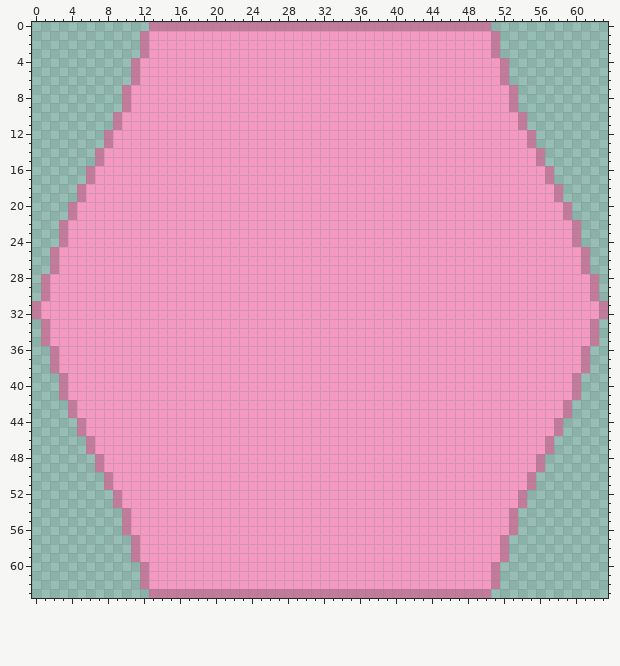
One commit to this pixel-art sprite: Shiva_GameMaker-Project/sprites/spr_LandingTile/6ddfb1c3-c167-4c89-a3bb-694178c82bd5.png. Above: the version before the commit.
The file is 64x64 pixels. Colours within 5 levels of each other are drawn and written as one.
Once edited:
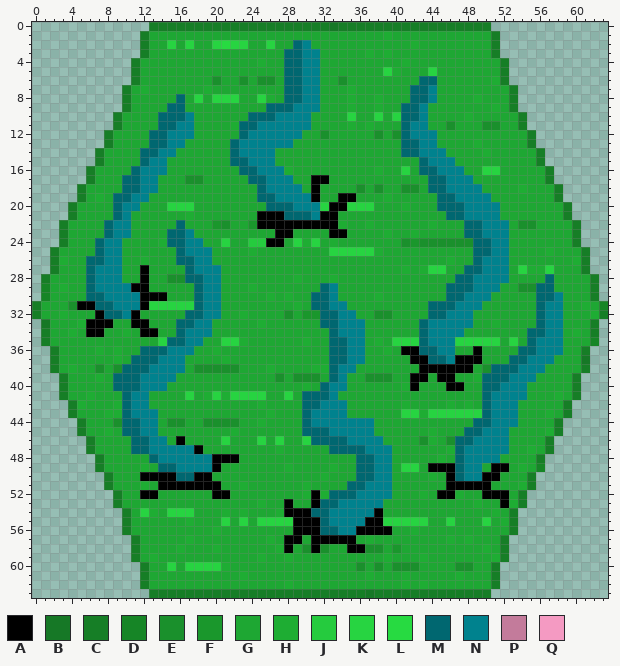
Palette (. is transparent): A #000000  B #167826  C #167e26  D #168526  E #1a902c  F #1a972c  G #1ea733  H #1ead33  J #25cb3e  K #27d441  L #27da41  M #006770  N #00828e  P #c37b9b  Q #f49ac2
What changed:
Changed rows in their new state; - is an unchanged pixel.
first column x 0:
 0 -------------CCCCCCCCCCCCCCCCCCCCBCCCCCCCCCCCCCCCCC-------------
 1 ------------CGGGGGGGGGGGGGGGGGGGGGGGGGGHGGGGGGGGGGGC------------
 2 ------------CGGKGKGGKLKKGGKGGMNGGGGGGGGGGGHGGGGGGGGC------------
 3 ------------CGGGGGGGGGGGGGGGMMNNGGGGGHGHGGGGGGGGGGGC------------
 4 -----------CGGGGGGGGGGGGGHGGMMNNGGGGGGGGGHGGGGGGGGGGC-----------
 5 -----------CGGGGGGGGGGGGGGGGMMNNGGGGGGGKHGGGKGGGGGGGC-----------
 6 -----------CGGGGGGGGEGGEGEEGMMNNGGEGGGGGGGGMMGGGGGGHC-----------
 7 ----------CGHGGGGGGHGGGGGGGGMMNNGGGHGGGGGGMMNGGGGGGGGC----------
 8 ----------CGGGGGMGKGKKKGGKHGMMNNGGGHGGHGGGMMNGGGGHGGGC----------
 9 ----------CGGGGMMGGGGGGGGGMMMNNNGGGHGGHGGMMNGGGGGGGHGC----------
10 ---------CGGGGMMMNGGGGGGMMMNNNNGGGGKGGKGKMMNGGGGHGGGGGC---------
11 ---------CGGGGMMNNGGGGHMMNNNNNNGGGGHGHGGGMNNGGEGGGEEGGC---------
12 --------CGGGGMMNNNGGGGGMNNNNNNGGEGGGGGEGEMNNNGGGGGGGGGGC--------
13 --------CGGGGMMNNGGGGGMNNNNNNGGGGGGGGGGGGMMNNGGGGHGGGGGC--------
14 -------CGGGGMMNNGGGGGGMNNNNGGGGGGGGGGGGGGMMNNNGGGGHGGGGGC-------
15 -------CGGGGMNNGGGGGGGMMNNNGGGGGGGGGGGGGGGGMNNNGGGGGGGGGC-------
16 ------CGGGGMNNNGGGGGGGGMMNNNHGGGGGGGGGHGGKGMMNNNGGKKGGGGGC------
17 ------CGGGMMNNGGGEEGGGGGMMNNNGGAAGGGGGGGGGGGMMNNNGGGGGGGGC------
18 -----CGGGGMMNNGGGGGGGGGGGMNNNNGAGGGGEGEGGEEGMMNNNNGGGGHGGGC-----
19 -----CGHGMMNNGGGGGGGGGGGGMMNNNNAGGAAGGGHGGGGGMMNNNNGGGGGGGC-----
20 ----CGGGGMNNGGGKKKGGGGGGGGMMMNNNKAAKKKGGGHGGGMMMNNNNGGGGGGGC----
21 ----CGGGGMNGGGGGGHGGGGGGGAAAMMMNAAGGGGGGGGGGGGMMNNNNGGGGGGGC----
22 ---CGGGGMNNGGGGGMGGGFEGGFAAAAAAAAAHGGHGGGGGGHGGGMMNNNGEEGGGGC---
23 ---CGGGGMNNGGGGMMNGGGGGGGGGAAGGGGAAGGGGHGGHGGGGGMMNNNGGGGGGGC---
24 ---CGGGMNNGGGGHMMNNGGKGGJJAAGKHKGHGGGGGGGEFEEEEEEMMNNGGGGGGGC---
25 --CGGGGMNNGGGGGGMNNNGGGGHGGGGGGGGKKKKKHGGGGGGGGGGMMNNGGGGHGGGC--
26 --CHGGMMNNGGHGGGMMNNGGGGGGGGGGGGGGGGGGGGGGGGGGHGGMNNNGGGGGGGHC--
27 --CGGGMNNNGGAGGGGMNNNGGGGGGGGGGGGGGGGGGGGHGHKKGGMMNNNGKHHKGGGC--
28 -CGGGGMNNNGGAGGEEMMNNGGGGGGGGHGGGHGGGGGGGGGGGGGMMNNNNGGGGMGGGGC-
29 -DGHGGMNNNNAAGGGGGMNNGGGHGGGGGGGMNGGGGGGGGGGGGMMMNNNGGEEMMGGGGC-
30 -DGGGGMMNNNNAAAGGGMNNGGGGGHGHGGMMNGGGGHGGGGGGGMMNNNGGGGGMMNGGGC-
31 CGGGEAAMMNNNAKKKKKMNNGGGGGGGGHGMMNNGGGGGGGGGMMMNNNGGGGGGMNNGGHGD
32 CGGHGGGAMMNAGGGGGMMNNGGHGGGGEGFFMMNNGGEEGGGGMMNNNGGGGGGGMNNGGGHC
33 -BGGGHAAAGGAAGGGMMNNGGGGGHGGGGGGMMNNNGGGGGGMNNNNNGGHGGGGMNNGGGC-
34 -CGGHGAAGGHGAAGGMNNNGGGGGGGGGGGGGMNNNGGGGGGMNNNNGGGGGGGMMNNGHGC-
35 -CGGGGGGGGGGGGKMMNNGGKKHGGGGGGHGGMMNNGHGKKKMNNNKKKKKGKGMNNNGGGD-
36 --CGGGGHGHGGMMMNNNGGHGGGGGGGGGGGGMMNNGGHGAAMMNNGGAGGGGMMNNNGGC--
37 --CGGGGGGHGMMMNNNGGGGHGGGGGGGGGGGMMNNGGGGGAAMMNAAAGGGMMNNNGGGB--
38 --CGHGGEGEMMMNNNNGEEEEEGGGHGGGGHHMNNGGGGGGGAAAAAAGEMMMNNNGGGGC--
39 ---CGGGHGMMMNNNNGGGGGGGGGGGEGEEEGMNGGEEEGGAAGAAGGHMMMNNNGGGGC---
40 ---CGGGGGMMMNNNGGGGGGGGGGGGGGGHGMNNGGGGGGHAGGGAAGGMMNNNGGGGGC---
41 ---CGGHGGGMNNGGGGKGHKHKKKKGGKGMMMNGGGGGGGGGGGGGGGGMNNNNGGGHGC---
42 ----CHGGGHMNNGGGGGGGGGGGGHGGGGMMNNNGGGGGGHGGGGHGHGMNNNGGGGGC----
43 ----CGGGHHMNNNGGGGGGGGGGGGHGGGMNNNNGGGGGGKKHKKKKKKMNNNGGGHGC----
44 -----CGGGEMMNNGEEGGEEEEGGHGGGGMNNNNNNNGGGGGGGGGGGMMNNNGGGGC-----
45 -----CGGHGMMNNGGGGGGGGHGGGGGGGMMMNNNNNGGGGGGHGGGMMNNNGGGGHC-----
46 ------CGGGGMMNNGAGGGGKGGGKGKGGKMMMMNNNNGGGGEHGEMMNNNNGGGGC------
47 ------CGGGGMMNNNNNAGGGGGGGGHGGGGGMMMMNNNGGGGGGHMNNNNNGGHGC------
48 -------CGGGGGMNNNNNNAAAGGGGGGGGGGGGGMMNNGGGGGHGMNNNNGGGGC-------
49 -------CGGGGHGMMNNNNAGGGGGGGHGGGGHGGMMNNGKKGAAAMNNGAAGHGD-------
50 --------CGGGAAAAMMAAGGGGGGGGGGGGHGGGMMNNGGGGHGAMNNAAGGGC--------
51 --------CGGGHGAAAAAAAGGHGGGGGGHGGGGMMNNNGGGGGGAAAAAGGGHC--------
52 ---------CGGAAGGGGGGAAGGGGGGGGHAHMMMNNNNGGGHGAAHGGAAAGC---------
53 ---------CGGGGGGGGGGGGGGGHGGAGGAMMNNNNNGGGGGGGGGGHGGAHC---------
54 ----------CGKHGKKKGGGHGHGGGHAAAMMNNNNNAGGGGGGGGGGGGHGC----------
55 ----------CGGGGGGHGGGKGKGKKKKAAAMNNNNAAKKKKKGGKGGGKGHC----------
56 ----------CGGGGGGGGGHGGGGGGGGAAAMMNNAAAAGGHGGGGGGGGGGC----------
57 -----------CGGGGGHGGGGGGGGHGAAGAAAAAGHGGGGGGGGHGHGGGC-----------
58 -----------CGGGGHGGGHGGGGGGHAGEAEGGAAEEGFGGGGGGGGGHGC-----------
59 -----------CGHGGGGGGGGGGGHGGHGGGGGGGGGGHGGGHGGGGGGGHC-----------
60 ------------CGGKGKKKKHGGGGGGGGGGGGGGEGEGEEEGGGGEEGGC------------
61 ------------CGGGGGGGGGGHGGGGGGGGGGGGGHGGGHGGGGGHGGGC------------
62 ------------CGGGGGGGGGGGGGGGHGGGGGGGGGGGGHGHGGGGGGGC------------
63 -------------CCCCCCCCCCCCCCCCCCCCCCCCBCCCCCCCCCCCCC-------------
Changed places in both pictures, as pixel boxes (x1, y1, x2, y2):
changed: (32, 22, 608, 598)
